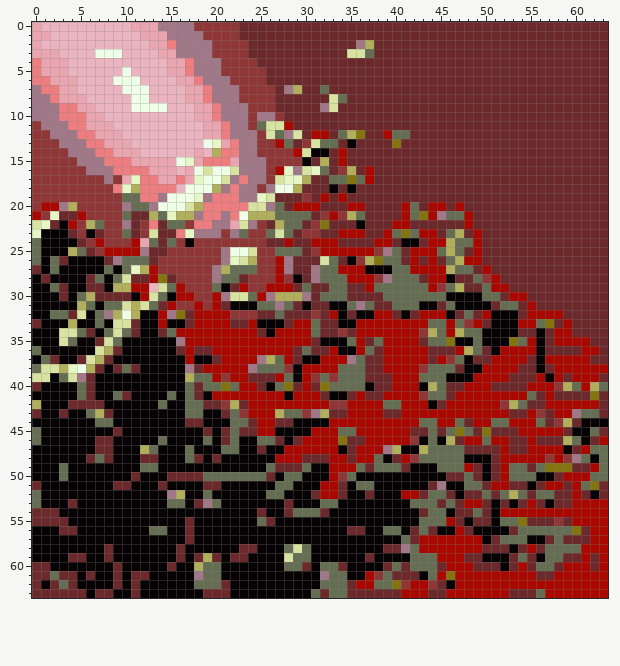
Pixel-art sprite -- testdata/splash32.png. Above: the version before the commit.
The file is 64x64 pixels.
Now the later version:
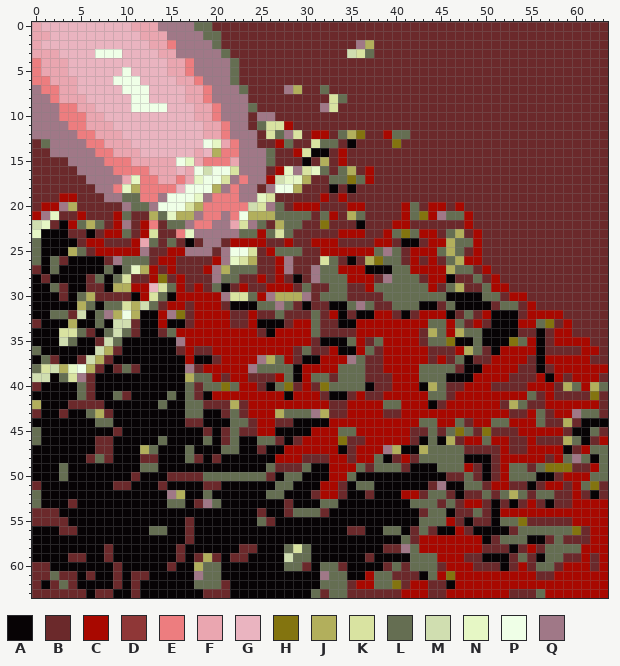
Palette (. is transparent): A #070305  B #6b292b  C #a80800  D #8f3737  E #ed7d7f  F #eaa6b0  G #eab4c0  H #83740f  J #b2af5c  K #d9e3a1  L #656e52  M #d0deb0  N #e6f7c5  P #efffe7  Q #a07887
What changed:
Colour D gives way to colour B in row 0 at x 20 to 22; in row 1 at x 21 to 22; in row 2 at x 21 to 23; in row 3 at x 22 to 23; in row 4 at x 23 to 24; in rows 5 to 6 at x 23 to 25.
Colour D gives way to colour B in rows 7 to 8 at x 24 to 26; in row 9 at x 25 to 26; in row 10 at x 24 and 27; in row 11 at x 24; in row 12 at x 25; in row 13 at x 0, 25 to 26 and 30.
Colour D gives way to colour B in row 14 at x 0 to 1 and 27 to 28; in row 15 at x 0 to 3 and 27 to 29; in row 16 at x 0 to 4 and 26; in row 17 at x 0 to 5; in row 18 at x 0 to 6 and 25; in row 19 at x 0 to 2, 5 to 7 and 30.
Colour D gives way to colour B in row 20 at x 0 and 5 to 9; in row 21 at x 6 to 8 and 34; in row 22 at x 8 and 31; in row 23 at x 5 and 30 to 31; in row 24 at x 8 to 10, 16, 18 and 21; in row 25 at x 20, 25 and 31.
Colour D gives way to colour B in row 26 at x 16 to 19, 25 to 26 and 36; in row 27 at x 14, 16 to 18 and 25 to 26; in row 28 at x 17 to 19, 24, 26, 28, 38 and 50; in row 29 at x 17, 19, 24 to 25 and 45; in row 31 at x 17; in row 32 at x 22 to 23.
Colour D gives way to colour B in row 33 at x 48; in row 34 at x 34 and 43; in row 37 at x 46; in row 39 at x 21 and 33; in row 40 at x 58; in row 42 at x 21, 33 to 34 and 52.
Colour D gives way to colour B in row 43 at x 23; in row 44 at x 58; in row 46 at x 42; in row 48 at x 42 and 57; in row 55 at x 58; in row 62 at x 41 and 44.
Colour D gives way to colour C in row 17 at x 26; in row 19 at x 3 to 4; in row 21 at x 9; in row 22 at x 9 and 12; in row 23 at x 8 to 9, 12 and 25; in row 24 at x 6 and 22 to 25.
Colour D gives way to colour C in row 25 at x 7, 15 to 16 and 26; in row 26 at x 14 to 15 and 20; in row 27 at x 15 and 19; in row 28 at x 16 and 25; in row 29 at x 18; in row 30 at x 18 to 19.
Colour D gives way to colour C in row 31 at x 16 and 19; in row 32 at x 24; in row 41 at x 43; in row 50 at x 34.
Colour D gives way to colour L in row 0 at x 18 to 19; in row 1 at x 19 to 20; in row 2 at x 20; in row 3 at x 21; in rows 4 to 6 at x 22; in row 7 at x 23.
Colour D gives way to colour L in row 9 at x 24; in row 13 at x 1; in rows 14 to 15 at x 26; in row 16 at x 34; in row 21 at x 32; in row 22 at x 5 and 25.
Colour D gives way to colour L in row 23 at x 24; in row 25 at x 38; in row 32 at x 31; in row 38 at x 28 and 43; in row 39 at x 31; in row 43 at x 30 and 56.
Colour D gives way to colour L in row 48 at x 59; in row 61 at x 38.
Colour K gives way to colour M in row 3 at x 35; in row 16 at x 19; in row 17 at x 27; in row 20 at x 24; in row 22 at x 0; in row 31 at x 12.
Colour K gives way to colour M in row 32 at x 5; in row 33 at x 9 to 10; in row 34 at x 9; in row 35 at x 3 and 8; in row 36 at x 7; in row 37 at x 6.
Colour K gives way to colour M in row 38 at x 2; in row 39 at x 0 to 1; in row 59 at x 28.
Colour D gives way to colour Q in row 3 at x 20; in rows 4 to 5 at x 21; in row 8 at x 23; in row 11 at x 0; in row 12 at x 0 to 1; in row 13 at x 2.
Colour D gives way to colour Q in row 14 at x 2 to 3 and 25; in row 15 at x 4; in row 16 at x 5; in row 17 at x 6 to 7 and 9; in row 18 at x 7 to 8; in row 19 at x 8 to 9.
Colour D gives way to colour Q in row 21 at x 1; in row 22 at x 17; in row 23 at x 21; in row 24 at x 19 to 20; in row 25 at x 17 to 19.
